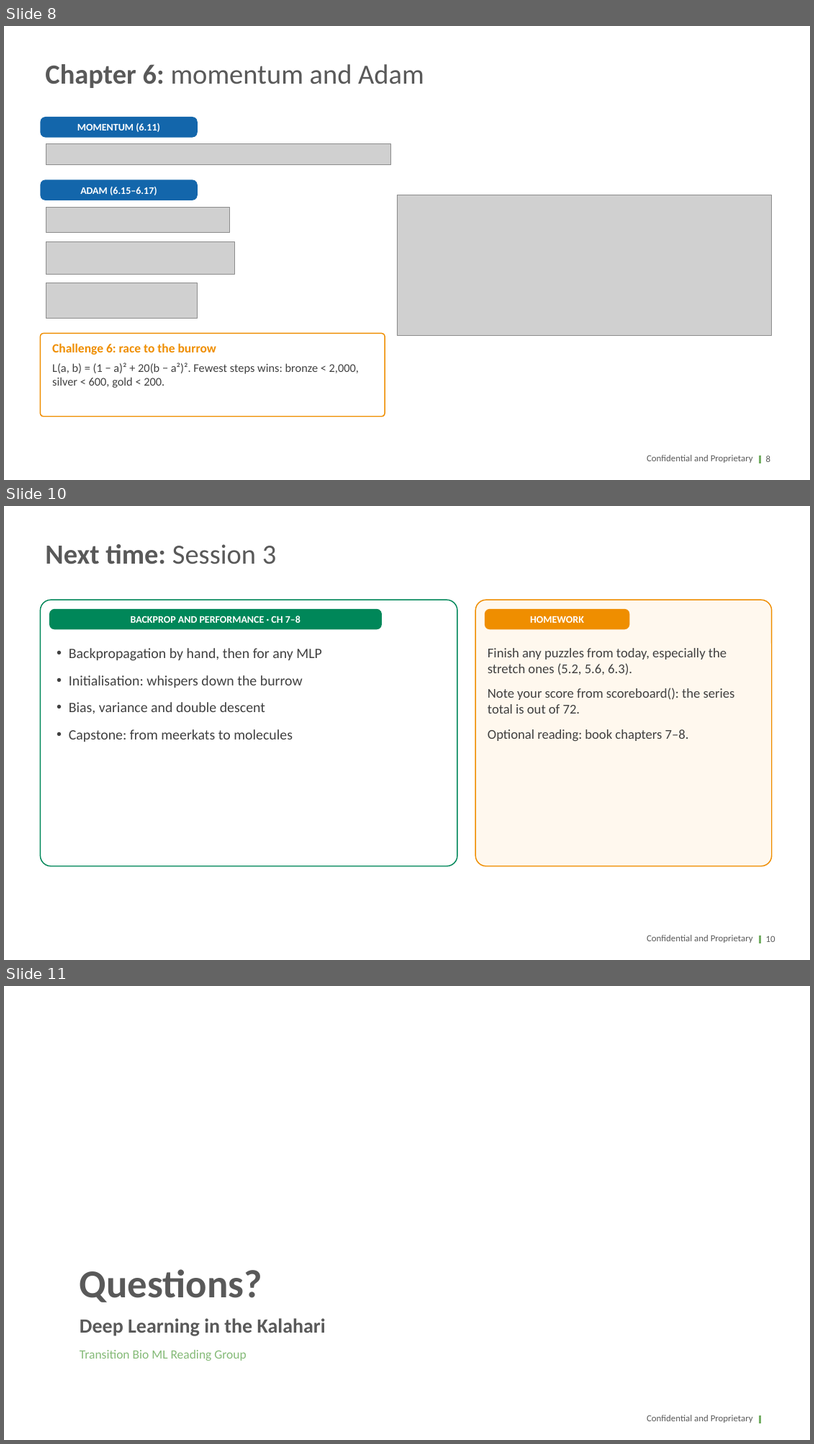
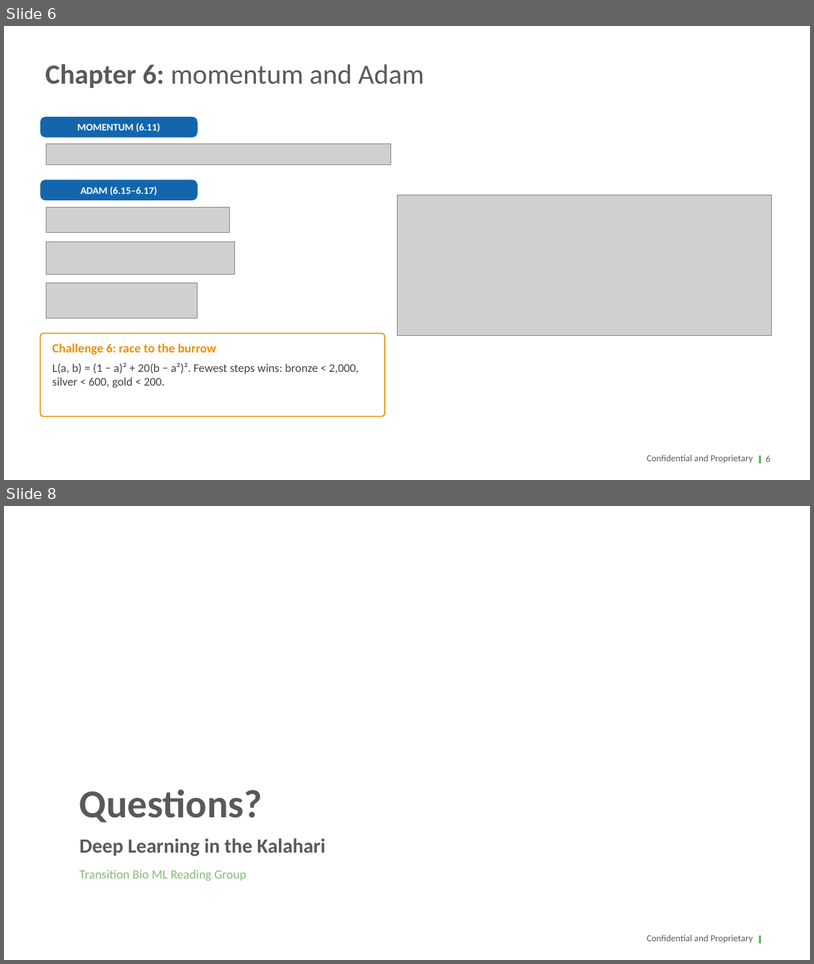
Before and after one commit to transitionbio/udl-ch1-8-tutorial, a slide deck: slides/TBio_UDL_S2_Losses_Training_Ch5-6.pptx. Shown one above the other, each under a label of ours: slides 8, 10 and 11 before the commit, slides 6 and 8 after it; the slides between them are not shown. The pictures are 814x1444 and 814x964 pixels, drawn with LibreOffice and Linux fonts; fonts in the diff are those of the drawing; grey boxes stand for pictures; background and template pictures are left out. Boxes give left, top, right and bottom in pixels: in the first picture for what was removed or moved away, otherwise in the second. Text is boxed around its words. In the diff, an @@ line names an element or a change of style, - is before the commit and + after.

```diff
--- a/slides/TBio_UDL_S2_Losses_Training_Ch5-6.pptx
+++ b/slides/TBio_UDL_S2_Losses_Training_Ch5-6.pptx
@@ slide 10 removed at (x1=4, y1=506, x2=810, y2=960), background #FFFFFF; not listed: 3 template elements that a slide beside it also shows @@
@@ title removed at (x1=45, y1=544, x2=276, y2=564) @@
-Next time: Session 3
@@ rounded rectangle removed at (x1=40, y1=600, x2=458, y2=866) @@
@@ rounded rectangle removed at (x1=49, y1=609, x2=382, y2=629) @@
-BACKPROP AND PERFORMANCE · CH 7–8
@@ rounded rectangle removed at (x1=476, y1=600, x2=772, y2=866) @@
@@ rounded rectangle removed at (x1=485, y1=609, x2=630, y2=629) @@
-HOMEWORK
@@ text removed at (x1=69, y1=648, x2=322, y2=741) @@
-• Backpropagation by hand, then for any MLP
-• Initialisation: whispers down the burrow
-• Bias, variance and double descent
-• Capstone: from meerkats to molecules
@@ text removed at (x1=488, y1=648, x2=736, y2=741) @@
-Finish any puzzles from today, especially the stretch ones (5.2, 5.6, 6.3).
-Note your score from scoreboard(): the series total is out of 72.
-Optional reading: book chapters 7–8.
@@ page number removed at (x1=766, y1=935, x2=776, y2=942) @@
-10
@@ what was slide 8 is now slide 6 @@
@@ page number at (x1=766, y1=455, x2=771, y2=462): text changed @@
-8
+6
@@ what was slide 11 is now slide 8 @@
```
Also in this commit, not shown: 1 slide changed, 2 other slides removed, 9 other files.
